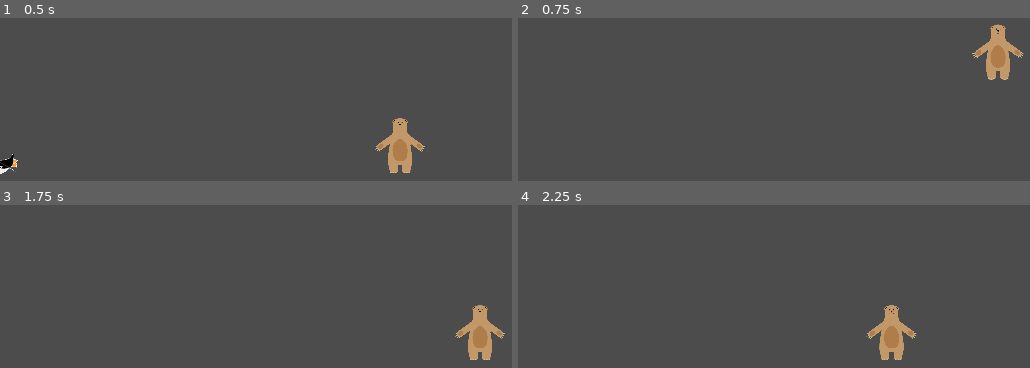
Above: before the commit, frames 1-4 (two rows, left to right).
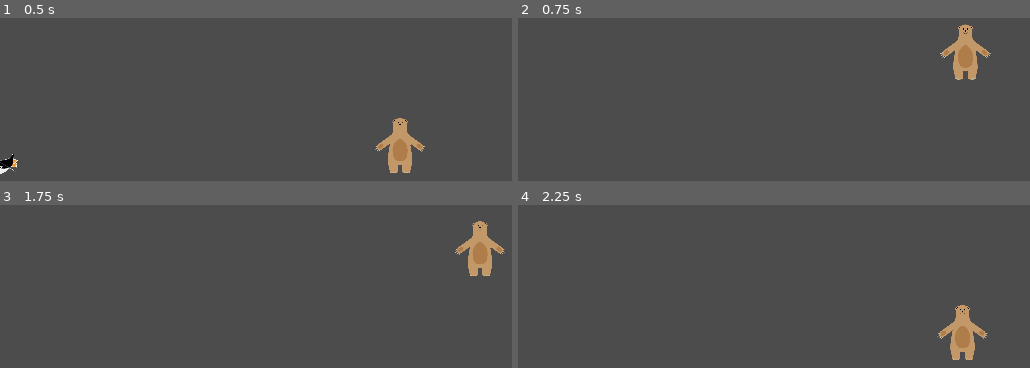
Above: after the commit, the same moments.

Repository: lendroit/ice-bear
Game: Godot game, scene res://World.tscn
The game is run twice, just before and just after one commit, with the same random seed, the same clock (stepped at 60 frames per second) and the same inputs.
Inputs:
- Up to frame 1 (0.5 s): no input
- Up to frame 2 (0.75 s): hold Right (walk_right) from 0.53 s (still down); hold Space (jump) from 0.53 s (still down)
- Up to frame 3 (1.75 s): keep holding Right (walk_right); release Space (jump) at 1.28 s; tap Space (jump) at 1.35, 1.52 s
- Up to frame 4 (2.25 s): tap Space (jump) at 1.82 s; release Right (walk_right) at 2.03 s; hold Left (walk_left) from 2.03 s (still down); hold Space (jump) from 2.03 s (still down)

Frame 1 is identical in both runs. In frame 2, 2.9% of the frame differs, in the area x 82-99%, y 3-39%; in frame 3, 3.0%, in the area x 88-99%, y 9-96%; in frame 4, 3.0%.

Commit message:
fix double jump bug whe falling

Diff:
--- a/Player.gd
+++ b/Player.gd
@@ -3,7 +3,9 @@
 onready var stand_hit_box = $StandHitBox
 onready var crawl_hit_box = $CrawlHitBox
 
-export (int) var walk_speed = 1200
+export (int) var MAX_JUMPS = 2
+
+export (int) var walk_speed = 400
 export (float, 0, 1.0) var walk_acceleration = 0.25
 
 export (int) var crawl_speed = 300
@@ -16,17 +18,16 @@
 export (int) var gravity = 4000
 
 var velocity = Vector2.ZERO
-var has_double_jumped = false
+var jump_count = 0
 var is_crawling = false
 
 export (float, 0, 1.0) var friction = 0.1
 export (float, 0, 1.0) var air_friction = 0.5
 
+var dir
 
 func get_input():
-	var dir = 0
-	var speed
-	var acceleration
+	dir = 0
 
 	if Input.is_action_pressed("walk_right"):
 		dir += 1
@@ -42,6 +43,29 @@
 		self.crawl_hit_box.disabled = true
 		is_crawling = false
 
+
+
+func _physics_process(delta):
+	get_input()
+	var speed
+	var acceleration
+
+	if is_on_floor():
+		jump_count = 0
+	elif jump_count == 0:
+		jump_count = 1
+
+	if Input.is_action_just_pressed("jump") && jump_count < MAX_JUMPS:
+		jump_count += 1
+		velocity.y = jump_speed
+		is_crawling = false
+
+	elif Input.is_action_just_released("jump"):
+		velocity.y = lerp(velocity.y, hover_speed, air_friction)
+	else:
+		velocity.y += gravity * delta
+
+
 	if (is_crawling):
 		speed = crawl_speed
 		acceleration = crawl_acceleration
@@ -54,21 +78,4 @@
 	else:
 		velocity.x = lerp(velocity.x, 0, friction)
 
-func _physics_process(delta):
-	get_input()
-	if Input.is_action_just_pressed("jump"):
-		if is_on_floor():
-			has_double_jumped = false
-			velocity.y = jump_speed
-		elif not has_double_jumped:
-			has_double_jumped = true
-			velocity.y = jump_speed
-	#elif Input.is_action_pressed("jump"):
-	#	velocity.y += gravity / 2 * delta
-
-	#elif Input.is_action_just_released("jump") && velocity.y<0:
-	elif Input.is_action_just_released("jump"):
-		velocity.y = lerp(velocity.y, hover_speed, air_friction)
-	else:
-		velocity.y += gravity * delta
 	velocity = move_and_slide(velocity, Vector2.UP)
